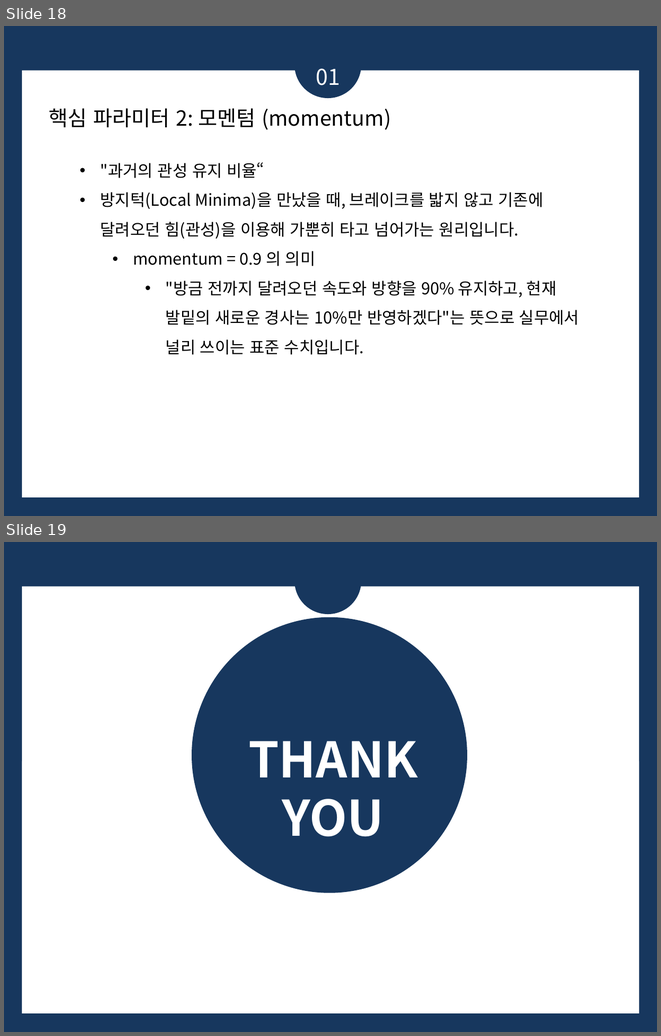
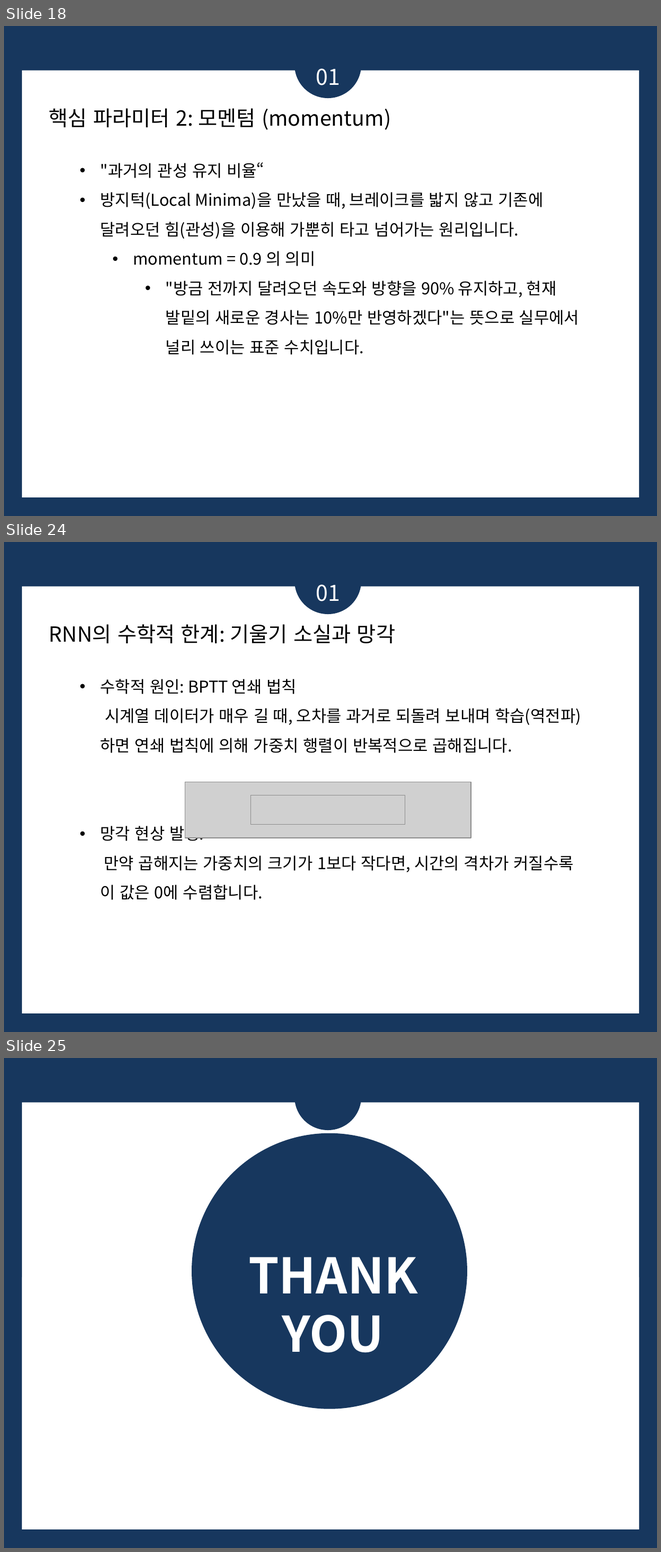
Before and after one commit to bsmoon-86/multicam_2025, a slide deck: PPT/딥러닝.pptx. Shown one above the other, each under a label of ours: slides 18 and 19 before the commit, slides 18, 24 and 25 after it; the slides between them are not shown. The pictures are 661x1036 and 661x1552 pixels, drawn with LibreOffice and Linux fonts; fonts in the diff are those of the drawing; grey boxes stand for pictures. Boxes give left, top, right and bottom in pixels: in the first picture for what was removed or moved away, otherwise in the second. Text is boxed around its words. In the diff, an @@ line names an element or a change of style, - is before the commit and + after.

```diff
--- a/PPT/딥러닝.pptx
+++ b/PPT/딥러닝.pptx
@@ slide 24 added at box(4, 542, 657, 1032), background #17375E; not listed: 1 template element that a slide beside it also shows @@
@@ ellipse added at box(294, 547, 361, 614), fill #17375E @@
@@ text added at box(316, 584, 340, 601), 24 pt, text #FFFFFF @@
+01
@@ text added at box(49, 624, 396, 643), 23 pt, text #000000 @@
+RNN의 수학적 한계: 기울기 소실과 망각
@@ text added at box(100, 679, 581, 900), 18 pt, text #000000 @@
+• 수학적 원인: BPTT 연쇄 법칙
+  시계열 데이터가 매우 길 때, 오차를 과거로 되돌려 보내며 학습(역전파)하면 연쇄 법칙에 의해 가중치 행렬이 반복적으로 곱해집니다.
+• 망각 현상 발생:
+  만약 곱해지는 가중치의 크기가 1보다 작다면, 시간의 격차가 커질수록 이 값은 0에 수렴합니다.
@@ picture added at box(185, 782, 471, 838) @@
@@ picture added at box(251, 795, 405, 824) @@
@@ what was slide 19 is now slide 25 @@
```
Also in this commit, not shown: 5 other slides added.
